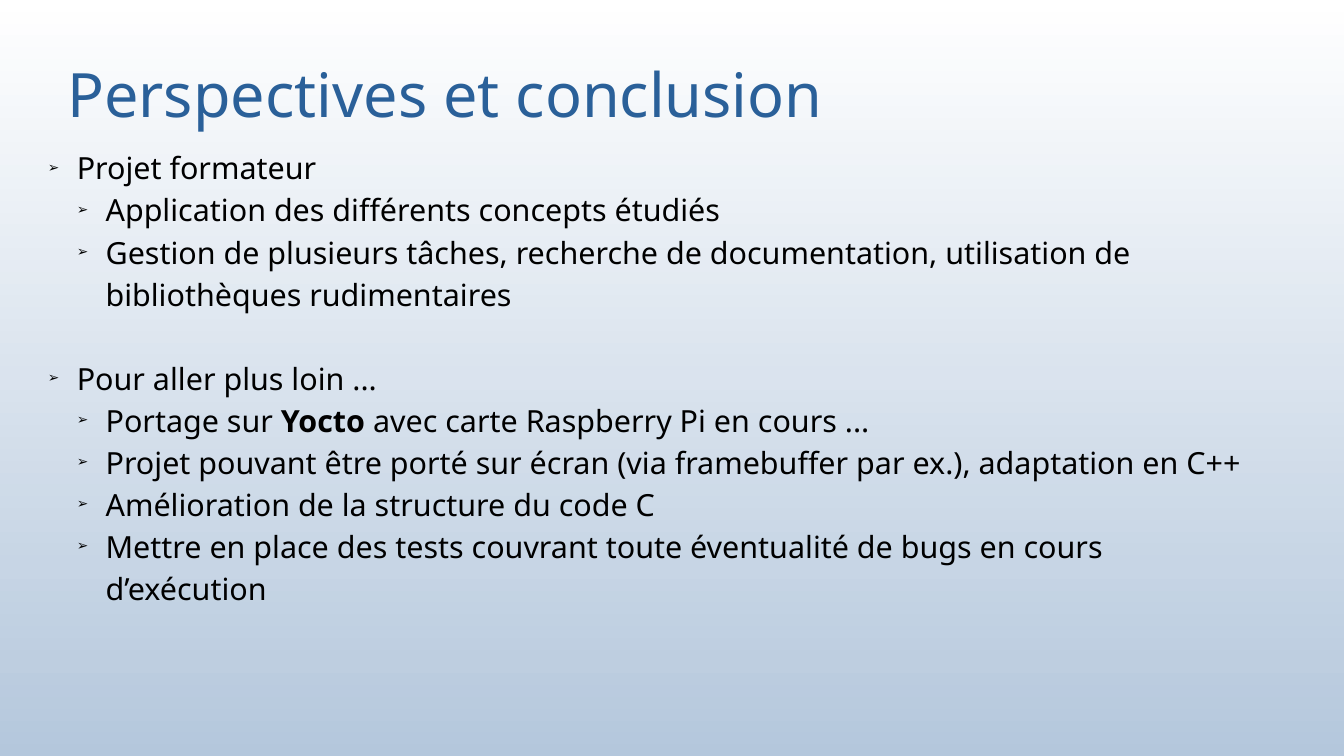
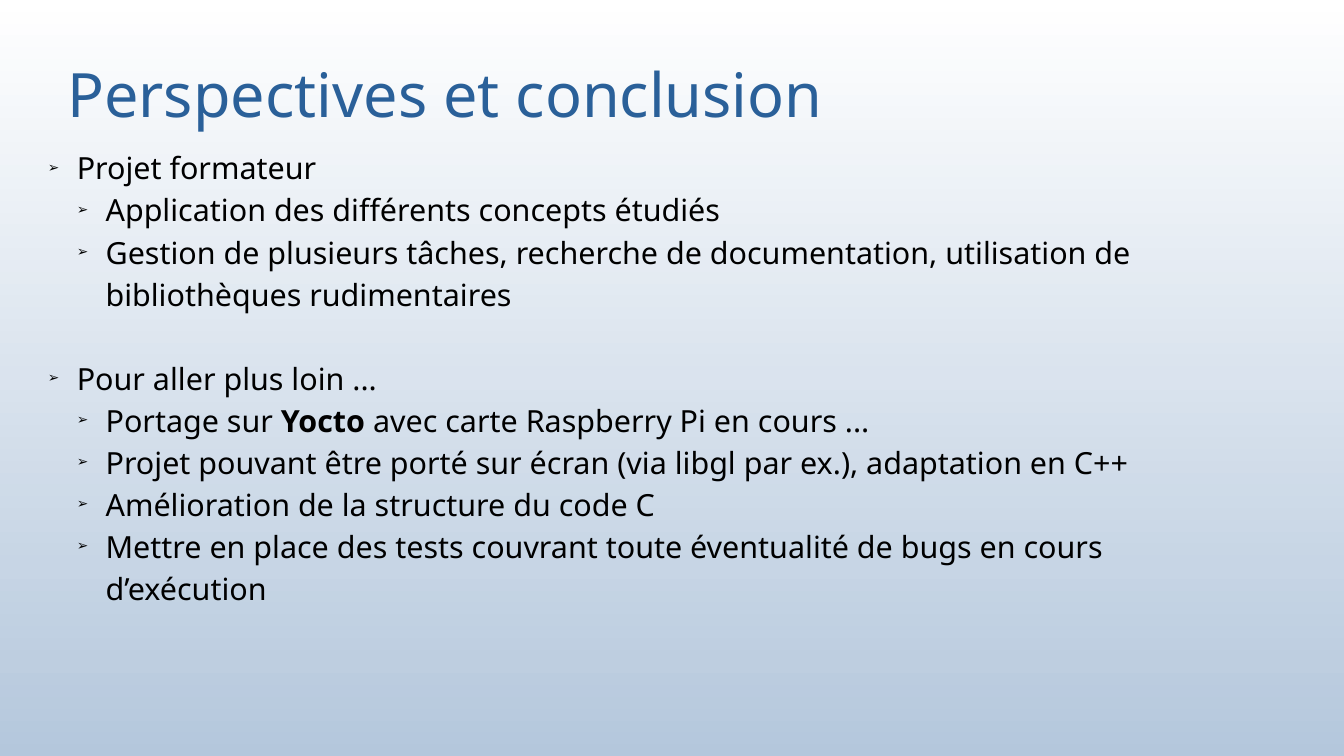
Before and after one commit to bauj/AJC_projet_belib, a slide deck: slide 59 of presentation_projetV2.odp (slide 58 before the commit). Drawn at 1344x756 pixels with LibreOffice and Linux fonts; fonts in the diff are those of the drawing. Boxes give left, top, right and bottom in pixels: in the first picture for what was removed or moved away, otherwise in the second. Text is boxed around its words. In the diff, an @@ line names an element or a change of style, - is before the commit and + after.

```diff
--- a/presentation_projetV2.odp
+++ b/presentation_projetV2.odp
@@ subtitle at [106, 450, 1128, 482]: text changed @@
-  ➢ Projet pouvant être porté sur écran (via framebuffer par ex.), adaptation en C++
+  ➢ Projet pouvant être porté sur écran (via libgl par ex.), adaptation en C++
```
Also in this commit, not shown: 20 other slides changed, 1 slide added, 5 other files.
